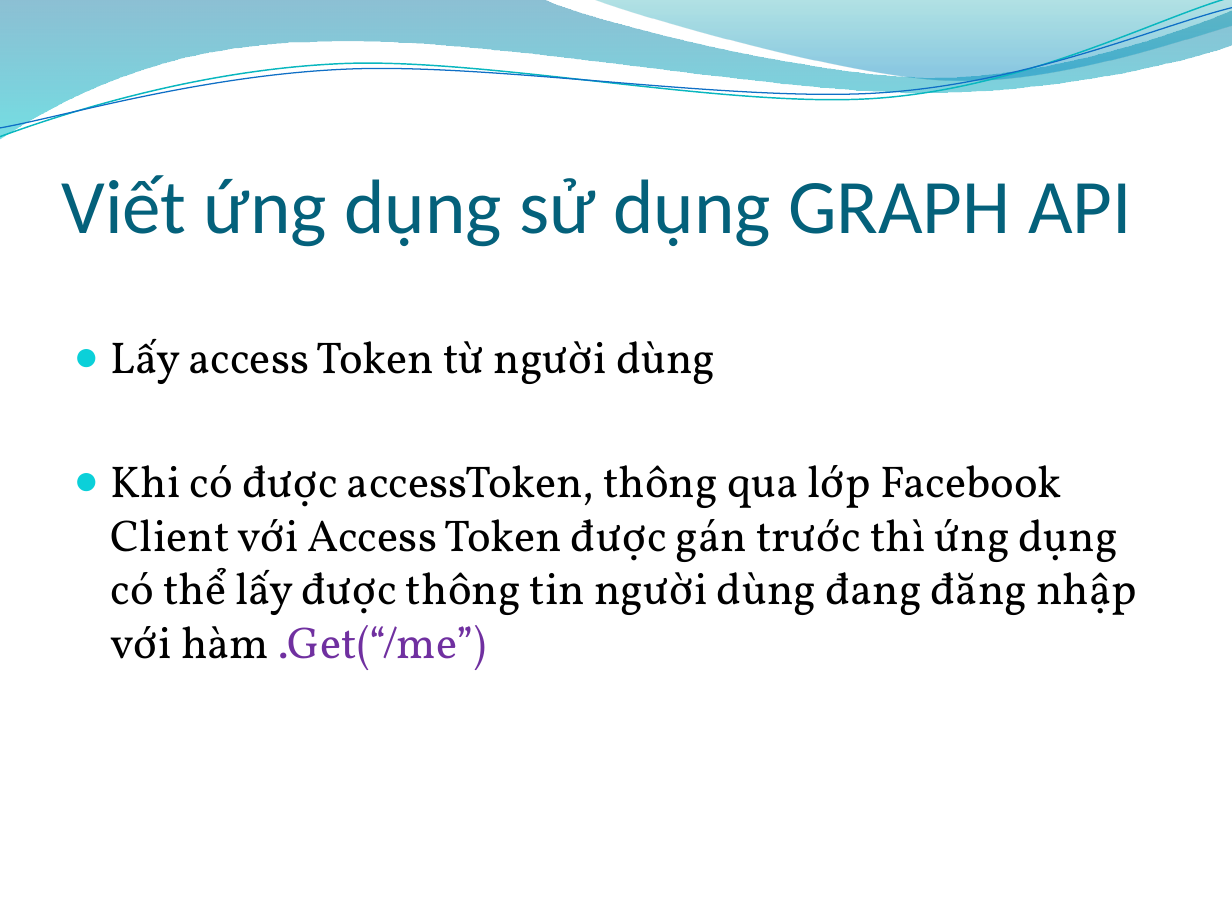
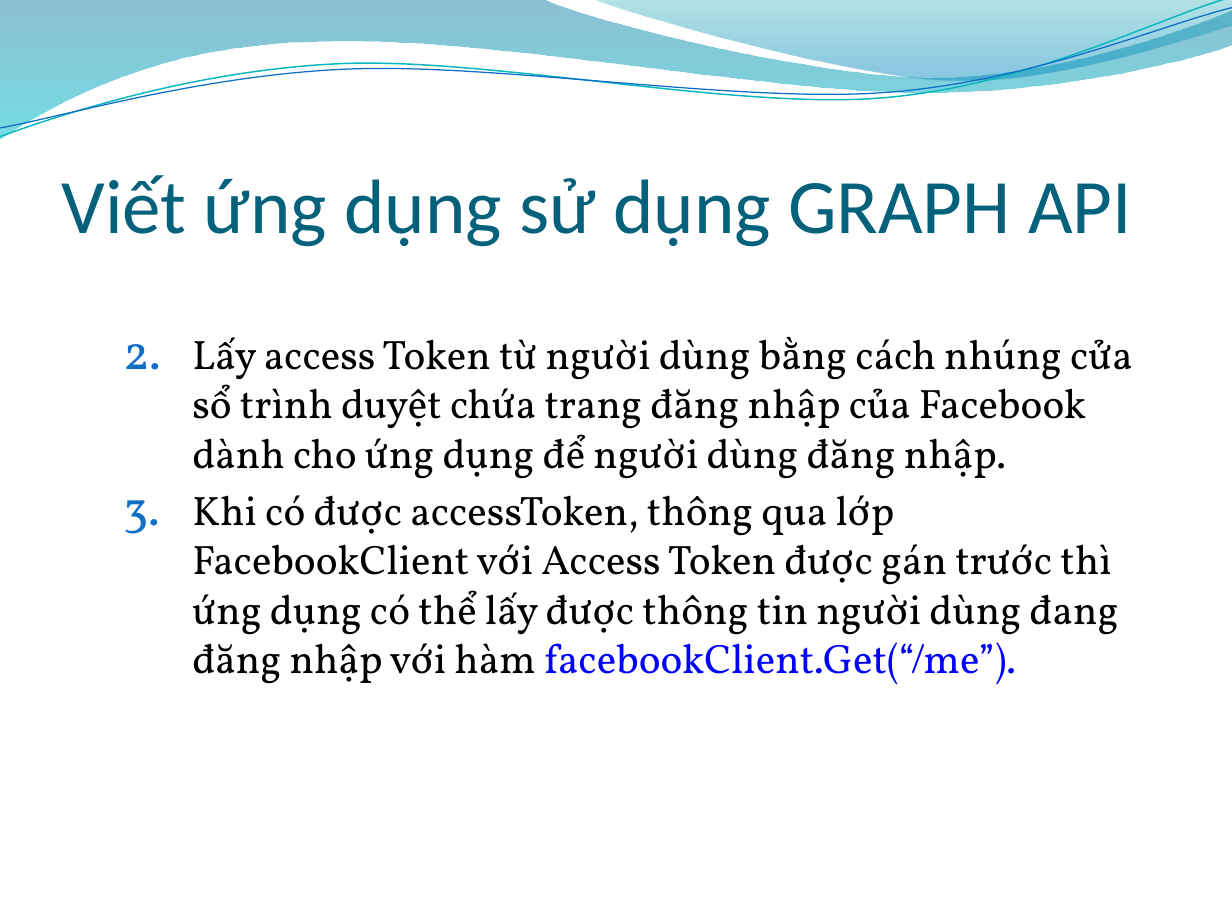
Before and after one commit to tuankit/web-api-project, a slide deck: slide 22 of 0912397_0912403_0912409_FacebookAPI_10/Slide/Facebook API.pptx. Drawn at 1232x924 pixels with LibreOffice and Linux fonts; fonts in the diff are those of the drawing; background and template pictures are left out. Boxes give left, top, right and bottom in pixels: in the first picture for what was removed or moved away, otherwise in the second. Text is boxed around its words. In the diff, an @@ line names an element or a change of style, - is before the commit and + after.

```diff
--- a/0912397_0912403_0912409_FacebookAPI_10/Slide/Facebook API.pptx
+++ b/0912397_0912403_0912409_FacebookAPI_10/Slide/Facebook API.pptx
@@ text at [192,337,1133,684]: text changed; size 26 to 24 pt @@
-● Lấy access Token từ người dùng
-● Khi có được accessToken, thông qua lớp Facebook Client với Access Token được gán trước thì ứng dụng có thể lấy được thông tin người dùng đang đăng nhập với hàm .Get(“/me”)
+  2. Lấy access Token từ người dùng bằng cách nhúng cửa sổ trình duyệt chứa trang đăng nhập của Facebook dành cho ứng dụng để người dùng đăng nhập.
+  3. Khi có được accessToken, thông qua lớp FacebookClient với Access Token được gán trước thì ứng dụng có thể lấy được thông tin người dùng đang đăng nhập với hàm facebookClient.Get(“/me”).
```
Also in this commit, not shown: 6 other slides changed, 1 slide added, 2 slides removed.
